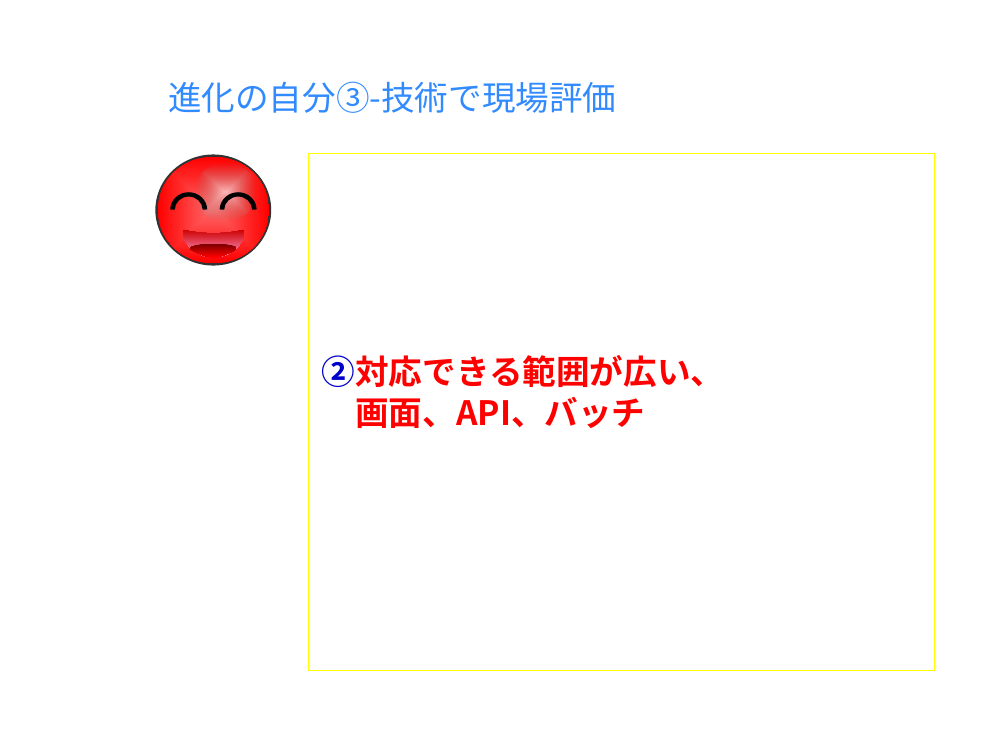
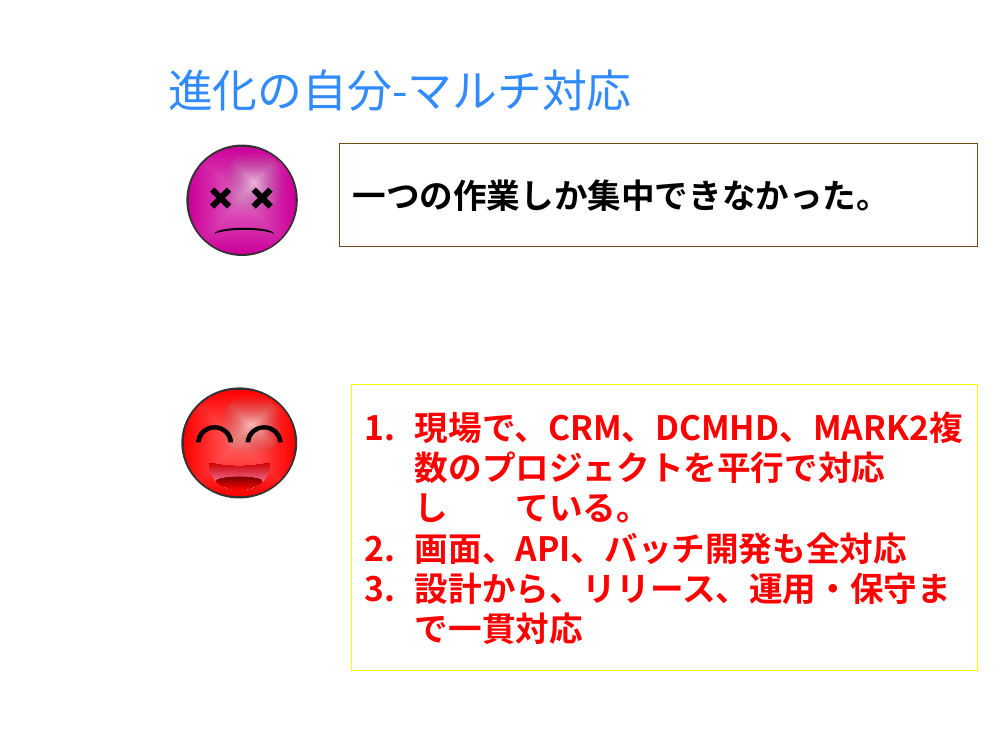
Before and after one commit to milo-bb/test, a slide deck: slide 7 of 昇格プレゼン(徐洋)_new.pptx (slide 6 before the commit). Drawn at 1008x756 pixels with LibreOffice and Linux fonts; fonts in the diff are those of the drawing; background and template pictures are left out. Boxes give left, top, right and bottom in pixels: in the first picture for what was removed or moved away, otherwise in the second. Text is boxed around its words. In the diff, an @@ line names an element or a change of style, - is before the commit and + after.

```diff
--- a/昇格プレゼン(徐洋)_new.pptx
+++ b/昇格プレゼン(徐洋)_new.pptx
@@ title at (x1=168, y1=69, x2=632, y2=111): text changed; size 18 to 24 pt @@
-進化の自分③-技術で現場評価
+進化の自分-マルチ対応
@@ rectangle added at (x1=339, y1=142, x2=977, y2=246), outline #76491B 0.75 pt, 18 pt, text #000000, bold @@
+一つの作業しか集中できなかった。
@@ group added at (x1=187, y1=145, x2=298, y2=257): 3 ellipses, 2 freeform shapes, 1 moon @@
@@ ellipse moved from (x1=156, y1=155, x2=271, y2=266) to (x1=181, y1=387, x2=297, y2=499) @@
@@ rectangle "現場で、CRM、DCMHD、MARK2複数のプロジェクトを平行で対応し ている。" resized from (x1=308, y1=153, x2=934, y2=671) to (x1=351, y1=384, x2=977, y2=669) @@
@@ ellipse moved from (x1=195, y1=163, x2=257, y2=222) to (x1=220, y1=395, x2=282, y2=454) @@
@@ text in rectangle at (x1=415, y1=411, x2=963, y2=644): text changed @@
-②対応できる範囲が広い、
-画面、API、バッチ
+1. 現場で、CRM、DCMHD、MARK2複数のプロジェクトを平行で対応し ている。
+2. 画面、API、バッチ開発も全対応
+3. 設計から、リリース、運用・保守まで一貫対応
@@ 3 freeform shapes, 1 ellipse, 1 moon moved together from (x1=157, y1=157, x2=269, y2=263) to (x1=184, y1=390, x2=296, y2=496) @@
```
Also in this commit, not shown: 5 other slides changed, 2 slides added.
